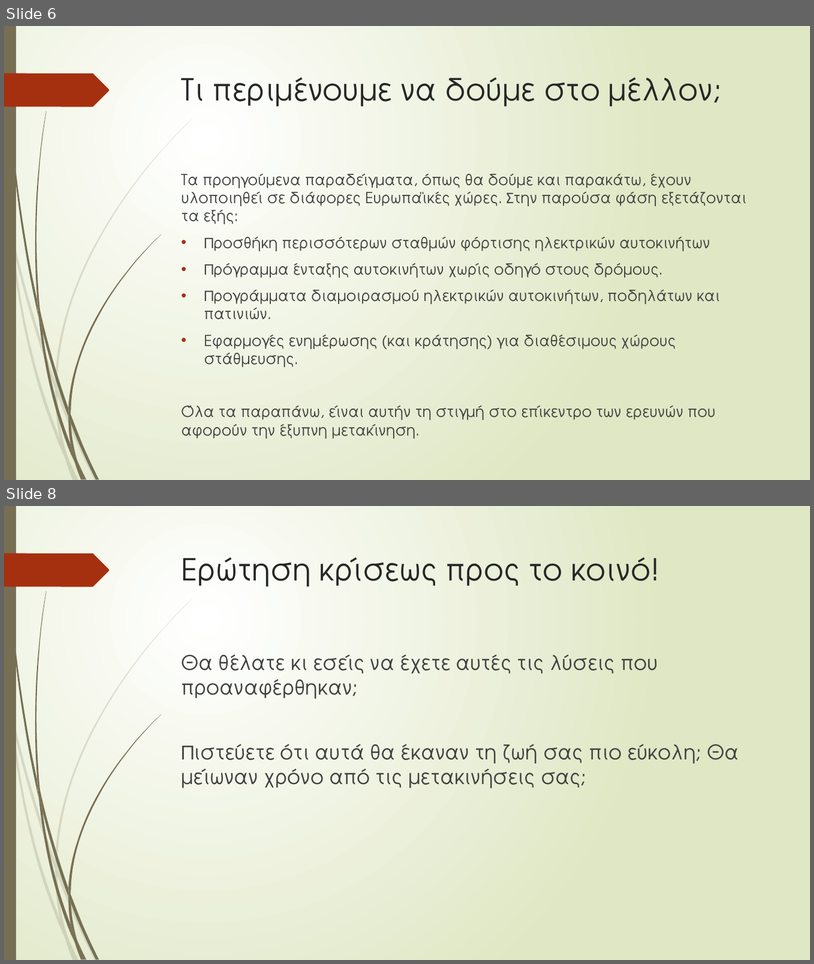
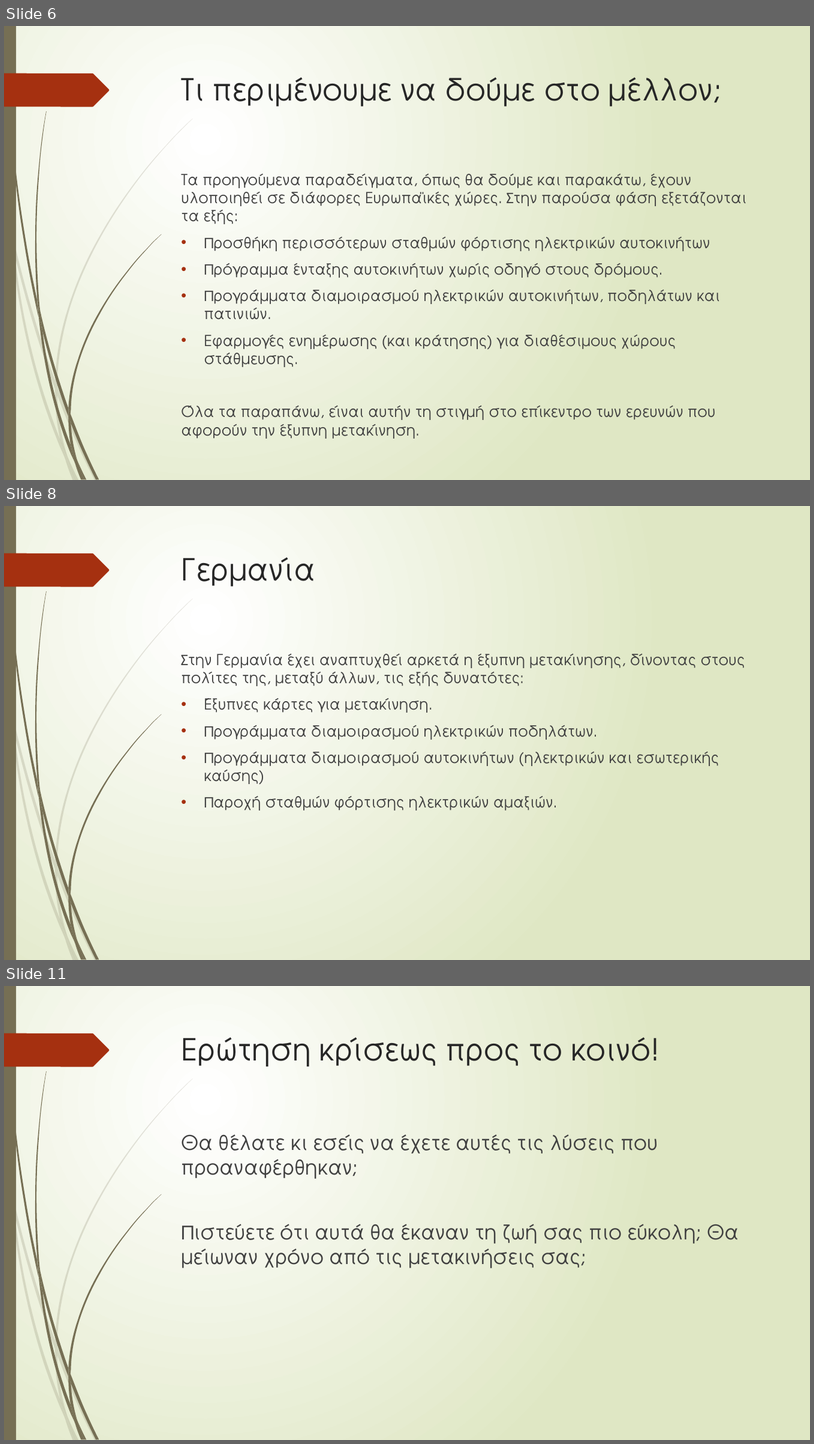
Before and after one commit to GeorgeMC2610/Contiki-Cooja-Simulations, a slide deck: final/p19204.pptx. Shown one above the other, each under a label of ours: slides 6 and 8 before the commit, slides 6, 8 and 11 after it; the slides between them are not shown. The pictures are 814x964 and 814x1444 pixels, drawn with LibreOffice and Linux fonts; fonts in the diff are those of the drawing. Boxes give left, top, right and bottom in pixels: in the first picture for what was removed or moved away, otherwise in the second. Text is boxed around its words. In the diff, an @@ line names an element or a change of style, - is before the commit and + after.

```diff
--- a/final/p19204.pptx
+++ b/final/p19204.pptx
@@ slide 8 added at (x1=4, y1=506, x2=810, y2=960), background gradient #FFFFFF to #DFE8C4; not listed: 24 template elements that a slide beside it also shows @@
@@ title added at (x1=182, y1=557, x2=315, y2=586), 36 pt, text #262626 @@
+Γερμανία
@@ text added at (x1=181, y1=654, x2=745, y2=810), 18 pt, text #404040 @@
+Στην Γερμανία έχει αναπτυχθεί αρκετά η έξυπνη μετακίνησης, δίνοντας στους πολίτες της, μεταξύ άλλων, τις εξής δυνατότες:
+• Έξυπνες κάρτες για μετακίνηση.
+• Προγράμματα διαμοιρασμού ηλεκτρικών ποδηλάτων.
+• Προγράμματα διαμοιρασμού αυτοκινήτων (ηλεκτρικών και εσωτερικής καύσης)
+• Παροχή σταθμών φόρτισης ηλεκτρικών αμαξιών.
@@ what was slide 8 is now slide 11 @@
```
Also in this commit, not shown: 2 slides changed, 3 other slides added.
